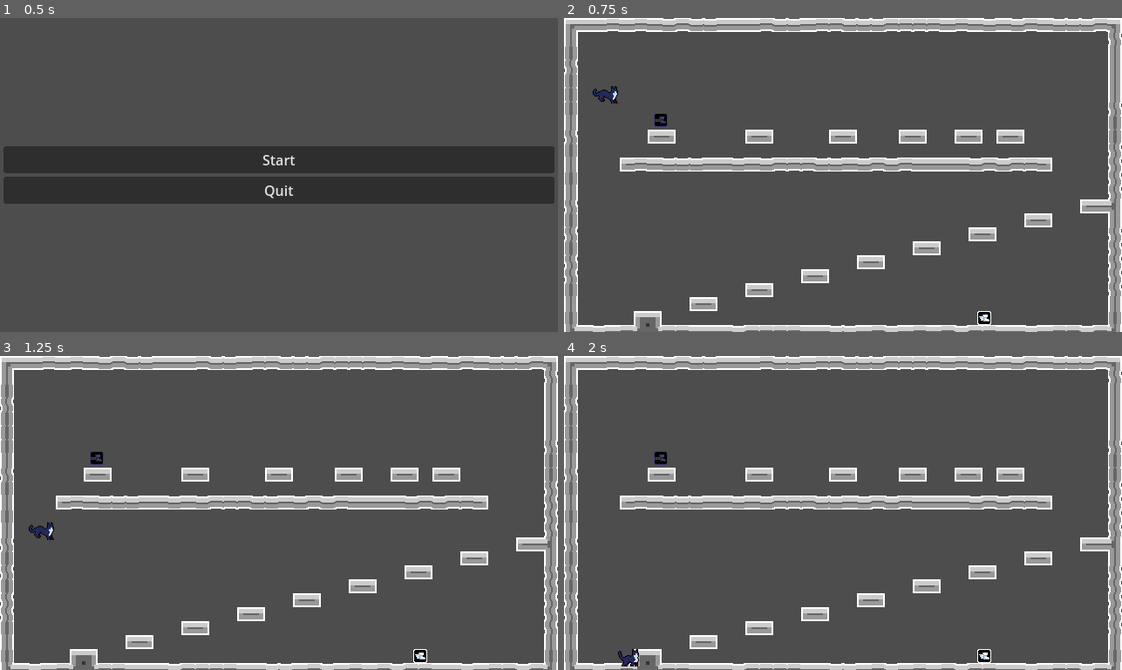
Above: before the commit, frames 1-4 (two rows, left to right).
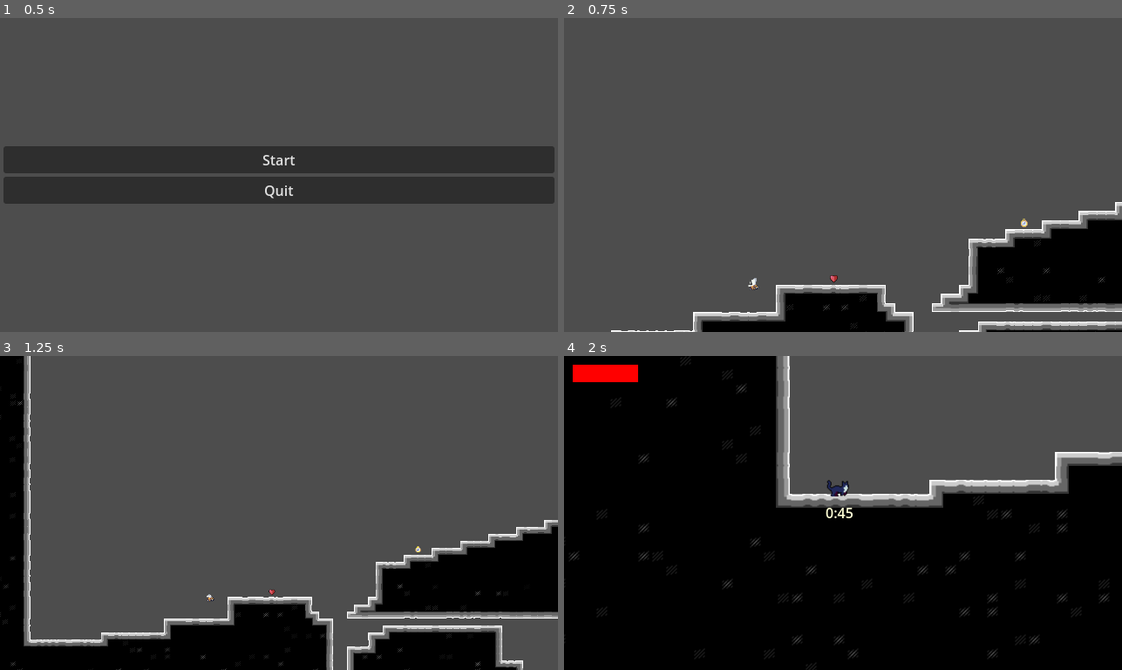
Above: after the commit, the same moments.

Repository: EmperorCookie/groundhogvania
Game: Godot game, scene res://menu/main_menu.tscn
The game is run twice, just before and just after one commit, with the same random seed, the same clock (stepped at 60 frames per second) and the same inputs. Sound files missing from this copy of the repository are replaced by a short silence.
Inputs:
- Up to frame 1 (0.5 s): no input
- Up to frame 2 (0.75 s): click "Start" at 0.5 s
- Up to frame 3 (1.25 s): no input
- Up to frame 4 (2 s): hold Right (player_right) from 1.28 s (still down); tap Shift (player_dash) at 1.35 s; tap Space (player_jump) at 1.52 s

Frame 1 is identical in both runs. In frame 2, 29% of the frame differs, in the area x 0-100%, y 0-100%; in frame 3, 36%; in frame 4, 80%.

Commit message:
Implement player reset on timer expiry and refactor music fade
Added logic to reset the player when the timer reaches zero in player_hud.gd, calling a new player_reset() method in player.gd. Refactored music stopping to include a fade-out effect before stopping. Updated main menu to load the prototype level, hid dev buttons in the HUD, and removed the unused pause time item from the prototype level scene.

Diff:
--- a/levels/prototype/prototype_level.tscn
+++ b/levels/prototype/prototype_level.tscn
@@ -8,7 +8,6 @@
 [ext_resource type="Script" uid="uid://bu8hcbjroii8c" path="res://player/preview_controller.gd" id="6_t82ty"]
 [ext_resource type="PackedScene" uid="uid://cmctud1jb30gq" path="res://items/item_heart.tscn" id="7_gl4gk"]
 [ext_resource type="PackedScene" uid="uid://e1l73ewb8ssq" path="res://items/item_add_time.tscn" id="8_jrhx3"]
-[ext_resource type="PackedScene" uid="uid://rhy5iqavhl6k" path="res://items/item_pause_time.tscn" id="9_2dl6f"]
 [ext_resource type="PackedScene" uid="uid://cvd1n27hndunl" path="res://powerups/power_up_double_jump.tscn" id="10_1fcek"]
 [ext_resource type="PackedScene" uid="uid://b0simqtpgrgef" path="res://enemies/bee/bee.tscn" id="11_o8nxb"]
 [ext_resource type="Script" uid="uid://4vhrxqm3uara" path="res://levels/prototype/enemy_manager.gd" id="11_y3vmf"]
@@ -36,6 +35,7 @@
 position = Vector2(-468, 395)
 camera = NodePath("../PlayerCamera")
 jump_count = 1
+can_dash = false
 
 [node name="PlayerCamera" parent="." node_paths=PackedStringArray("target") instance=ExtResource("3_nkijq")]
 target = NodePath("../Player")
@@ -47,10 +47,6 @@
 
 [node name="ItemAddTime" parent="." instance=ExtResource("8_jrhx3")]
 position = Vector2(380, 228)
-
-[node name="ItemPauseTime" parent="." instance=ExtResource("9_2dl6f")]
-position = Vector2(1000, 69)
-pause_amount = 5.0
 
 [node name="PowerUpDoubleJump" parent="." instance=ExtResource("10_1fcek")]
 position = Vector2(563, 1015)
--- a/menu/main_menu.gd
+++ b/menu/main_menu.gd
@@ -2,7 +2,7 @@
 
 
 func _on_start_btn_pressed() -> void:
-	get_tree().change_scene_to_file("res://levels/test_level/test_level.tscn")# Replace with function body.
+	get_tree().change_scene_to_file("res://levels/prototype/prototype_level.tscn")# Replace with function body.
 
 
 func _on_quit_btn_pressed() -> void:
--- a/menu/player_hud.gd
+++ b/menu/player_hud.gd
@@ -144,6 +144,13 @@
 	# Normal timer countdown
 	if seconds > 0:
 		seconds -= 1
+	else:
+		# Timer hit 0:00, reset the player
+		var player = get_node("../Player")
+		if player and player.has_method("player_reset"):
+			player.player_reset()
+			print("Timer hit 0:00 - Player reset!")
+
 	update_timer_display()
 
 func pause_timer(pause_duration: float):
@@ -194,9 +201,14 @@
 		level_music.volume_db = -12.0  # Reset volume to normal level
 		level_music.play()
 
-func _stop_music() -> void:
+func _fade_music() -> void:
 	if level_music and level_music.playing:
 		# Create a tween to fade out the music
 		var tween = create_tween()
 		tween.tween_property(level_music, "volume_db", -80.0, 1.5)  # Fade to silence over 1.5 seconds
 		tween.tween_callback(level_music.stop)  # Stop the music after fade completes
+
+func _stop_music() -> void:
+	if level_music and level_music.playing:
+		# Stop music immediately
+		level_music.stop()
--- a/menu/player_hud.tscn
+++ b/menu/player_hud.tscn
@@ -45,6 +45,7 @@
 text = "1:00"
 
 [node name="DevButtons" type="VBoxContainer" parent="Control"]
+visible = false
 layout_mode = 1
 anchors_preset = 3
 anchor_left = 1.0
--- a/player/player.gd
+++ b/player/player.gd
@@ -27,6 +27,7 @@
 @export var can_dash: bool = true
 
 # Stats
+var days: int = 1
 @export var max_hp: int = 2
 @export var current_hp: int = 1
 @export var current_time: int = 45 # In seconds
@@ -305,9 +306,11 @@
 	# Respawn the player at their starting position
 	await get_tree().create_timer(1.5).timeout  # Wait 1.5 seconds before playing death sound
 	death_sound.play()
-	player_hud._stop_music()
+	player_hud._fade_music()
 	await get_tree().create_timer(1.5).timeout  # Wait 1.5 seconds before respawning
-
+	player_reset()
+
+func player_reset():
 	# Reset player state
 	global_position = spawn_position
 	velocity = Vector2.ZERO
@@ -317,6 +320,8 @@
 	impulse = Vector2.ZERO
 	impulse_reset = false
 	jumps_done = 0
+	days += 1
+	player_hud._stop_music()
 
 	# Reset death fade effect
 	if color_rect:
Not shown: 1 places in levels/prototype/prototype_level.tscn that only renumber resources
